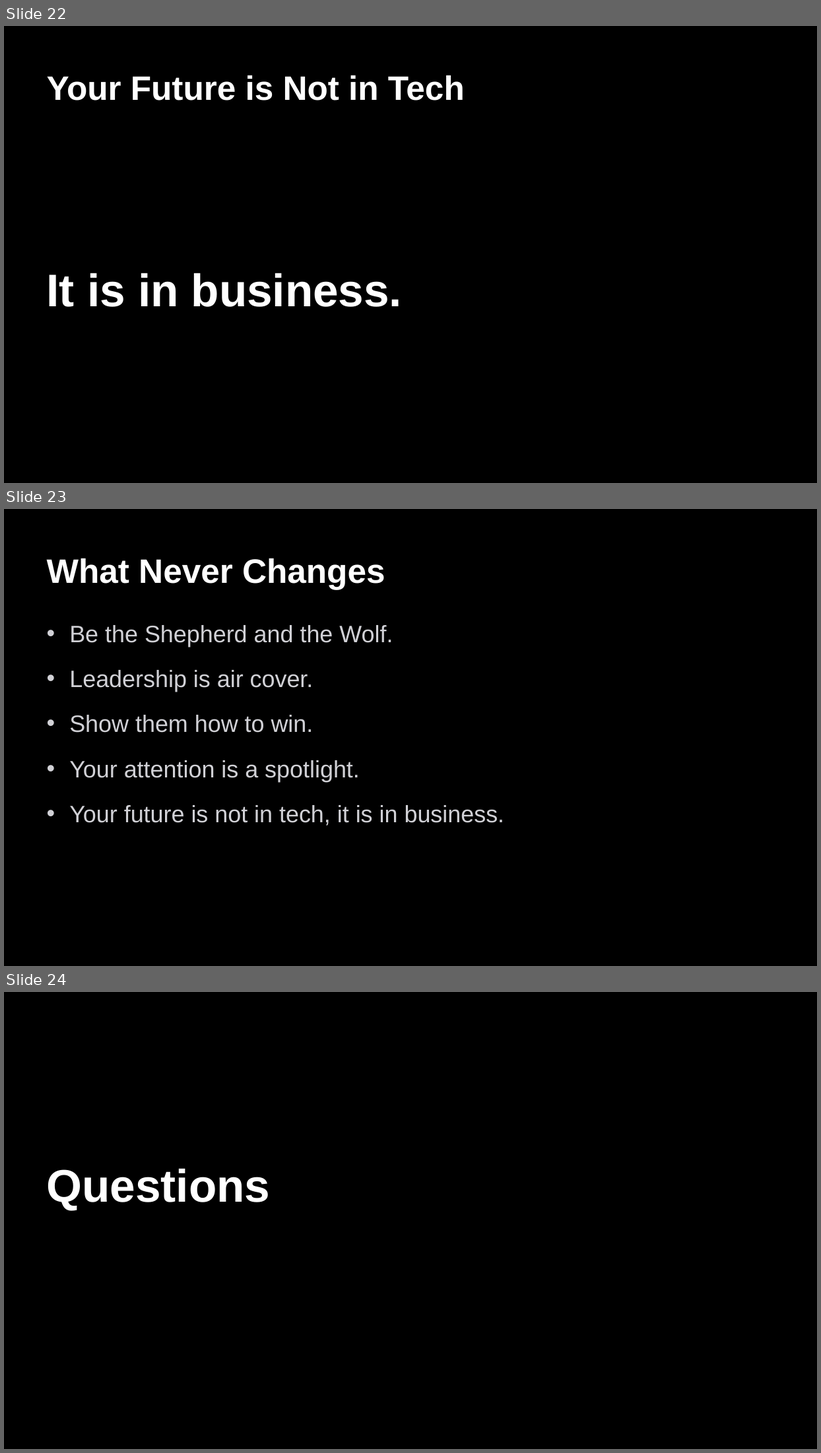
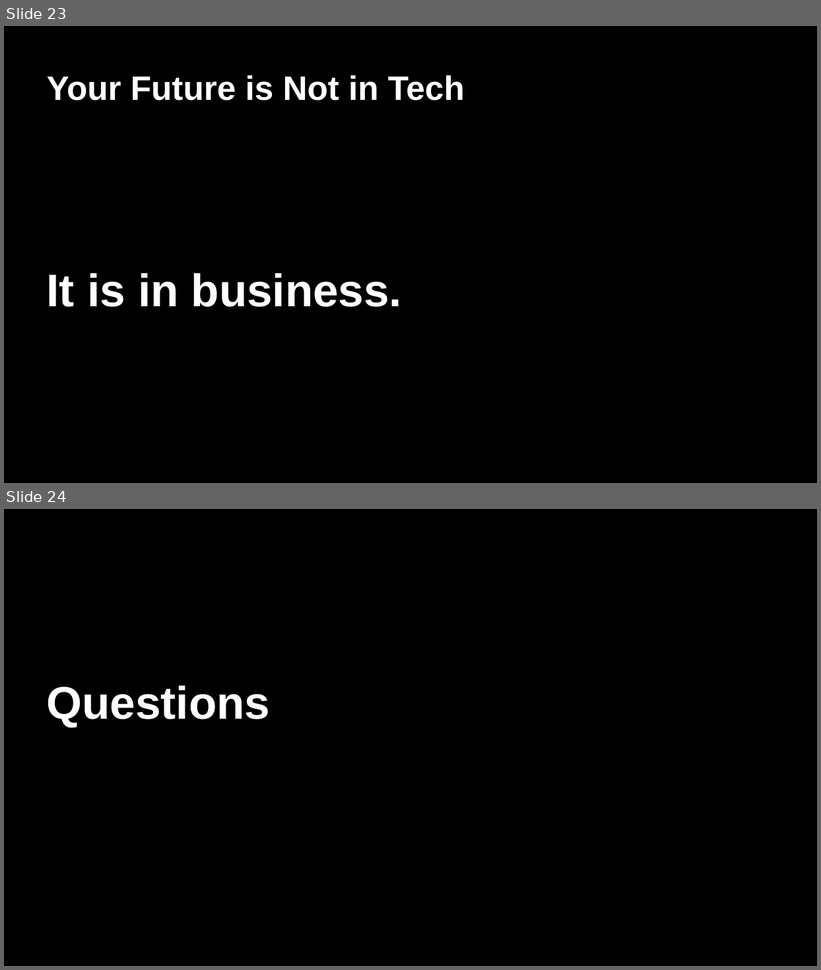
Before and after one commit to ivonnyssen/2026-0111, a slide deck: talk.pptx. Shown one above the other, each under a label of ours: slides 22, 23 and 24 before the commit, slides 23 and 24 after it. The pictures are 821x1453 and 821x970 pixels, drawn with LibreOffice and Linux fonts; fonts in the diff are those of the drawing. Boxes give left, top, right and bottom in pixels: in the first picture for what was removed or moved away, otherwise in the second. Text is boxed around its words. In the diff, an @@ line names an element or a change of style, - is before the commit and + after.

```diff
--- a/talk.pptx
+++ b/talk.pptx
@@ slide 23 removed at [4, 509, 817, 966], background #000000 @@
@@ title removed at [47, 558, 385, 590] @@
-What Never Changes
@@ text removed at [69, 625, 505, 826] @@
-• Be the Shepherd and the Wolf.
-• Leadership is air cover.
-• Show them how to win.
-• Your attention is a spotlight.
-• Your future is not in tech, it is in business.
@@ what was slide 22 is now slide 23 @@
```
Also in this commit, not shown: 4 slides changed, 1 slide added, 3 other files.
